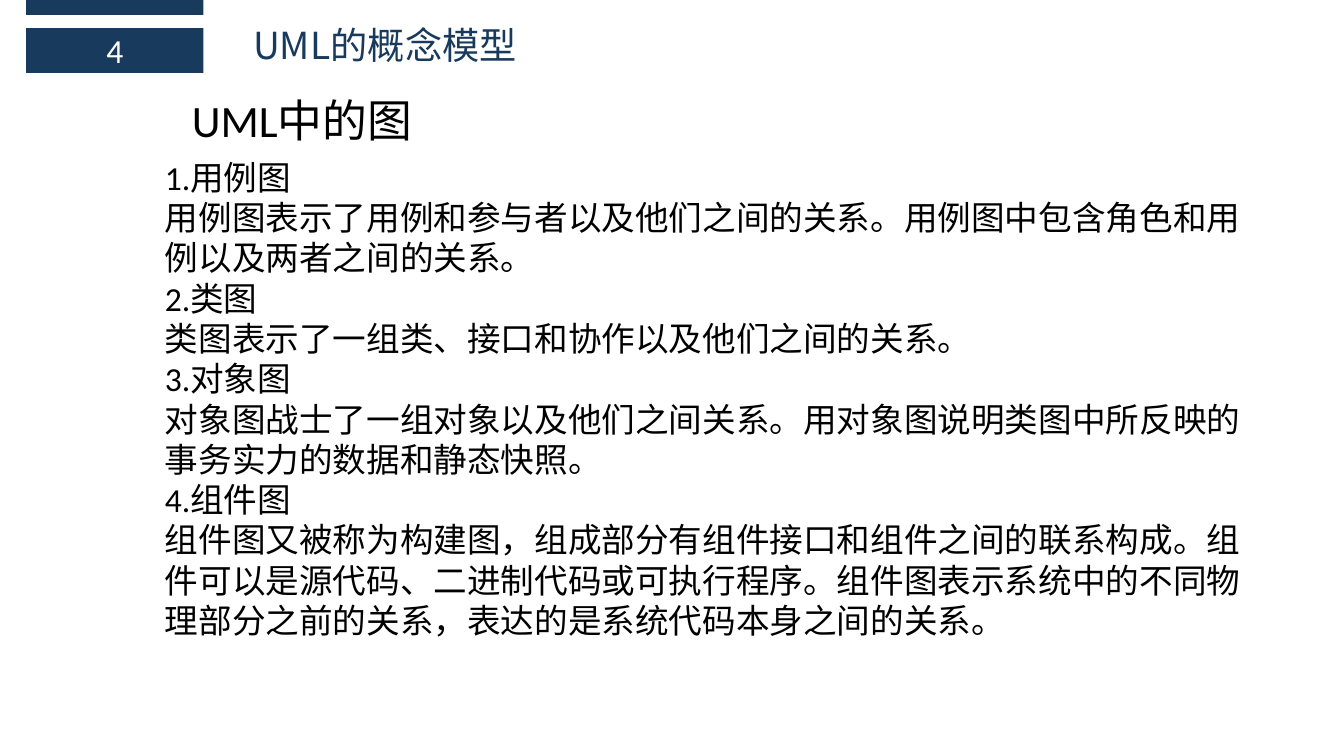
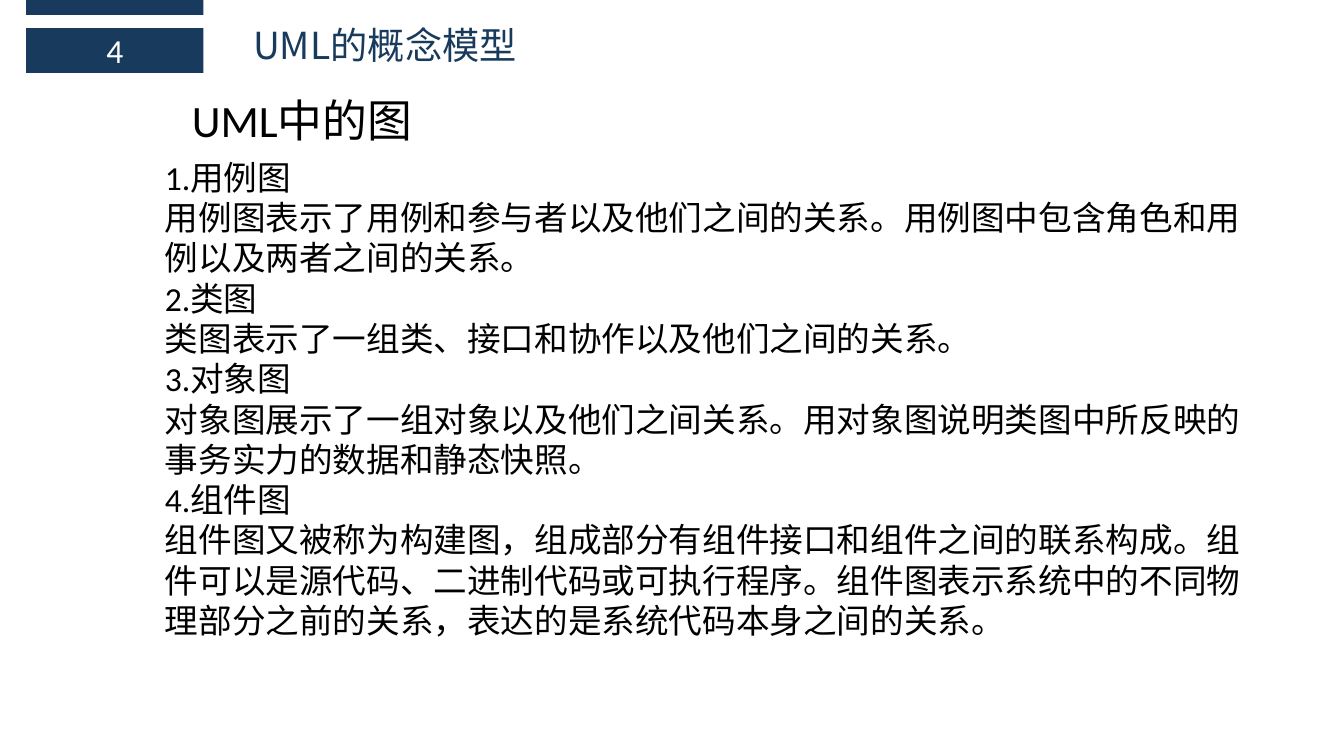
Before and after one commit to boboHh/AssistantTeaching, a slide deck: slide 15 of 非受控文档/05-陈子卿/PRD2018-G11-UML结构.pptx. Drawn at 1344x756 pixels with LibreOffice and Linux fonts; fonts in the diff are those of the drawing. Boxes give left, top, right and bottom in pixels: in the first picture for what was removed or moved away, otherwise in the second. Text is boxed around its words. In the diff, an @@ line names an element or a change of style, - is before the commit and + after.

```diff
--- a/非受控文档/05-陈子卿/PRD2018-G11-UML结构.pptx
+++ b/非受控文档/05-陈子卿/PRD2018-G11-UML结构.pptx
@@ text at [165,403,1240,475]: text changed @@
-对象图战士了一组对象以及他们之间关系。用对象图说明类图中所反映的事务实力的数据和静态快照。
+对象图展示了一组对象以及他们之间关系。用对象图说明类图中所反映的事务实力的数据和静态快照。
```
Also in this commit, not shown: 2 other slides changed, 1 other file.
